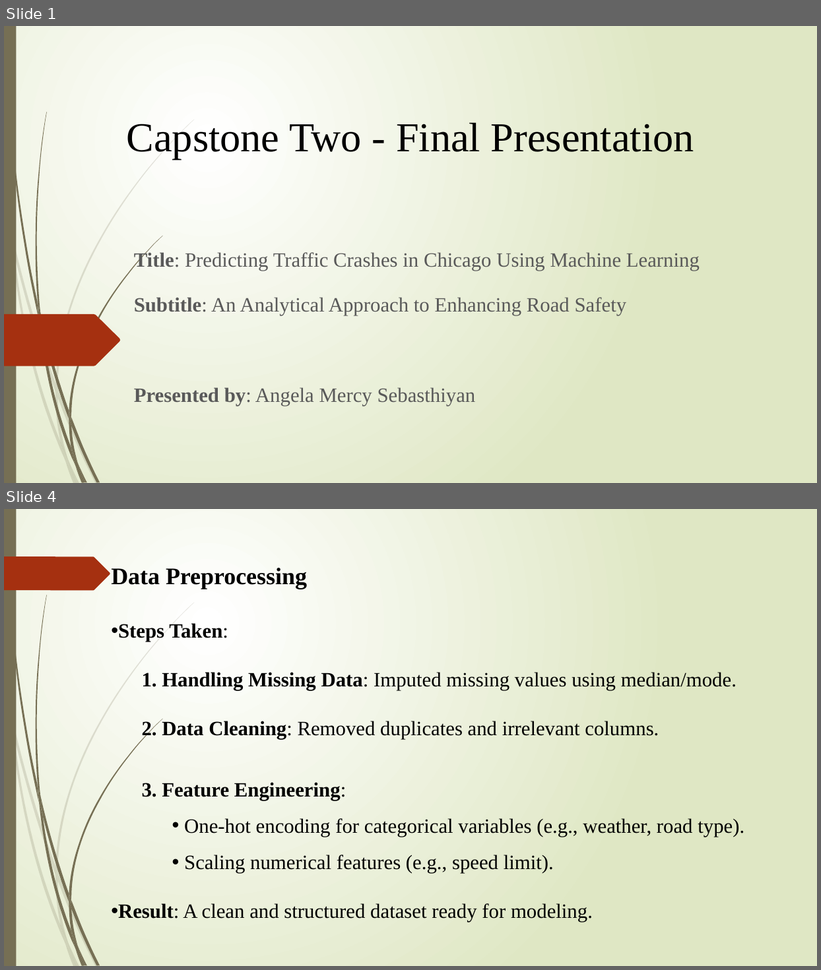
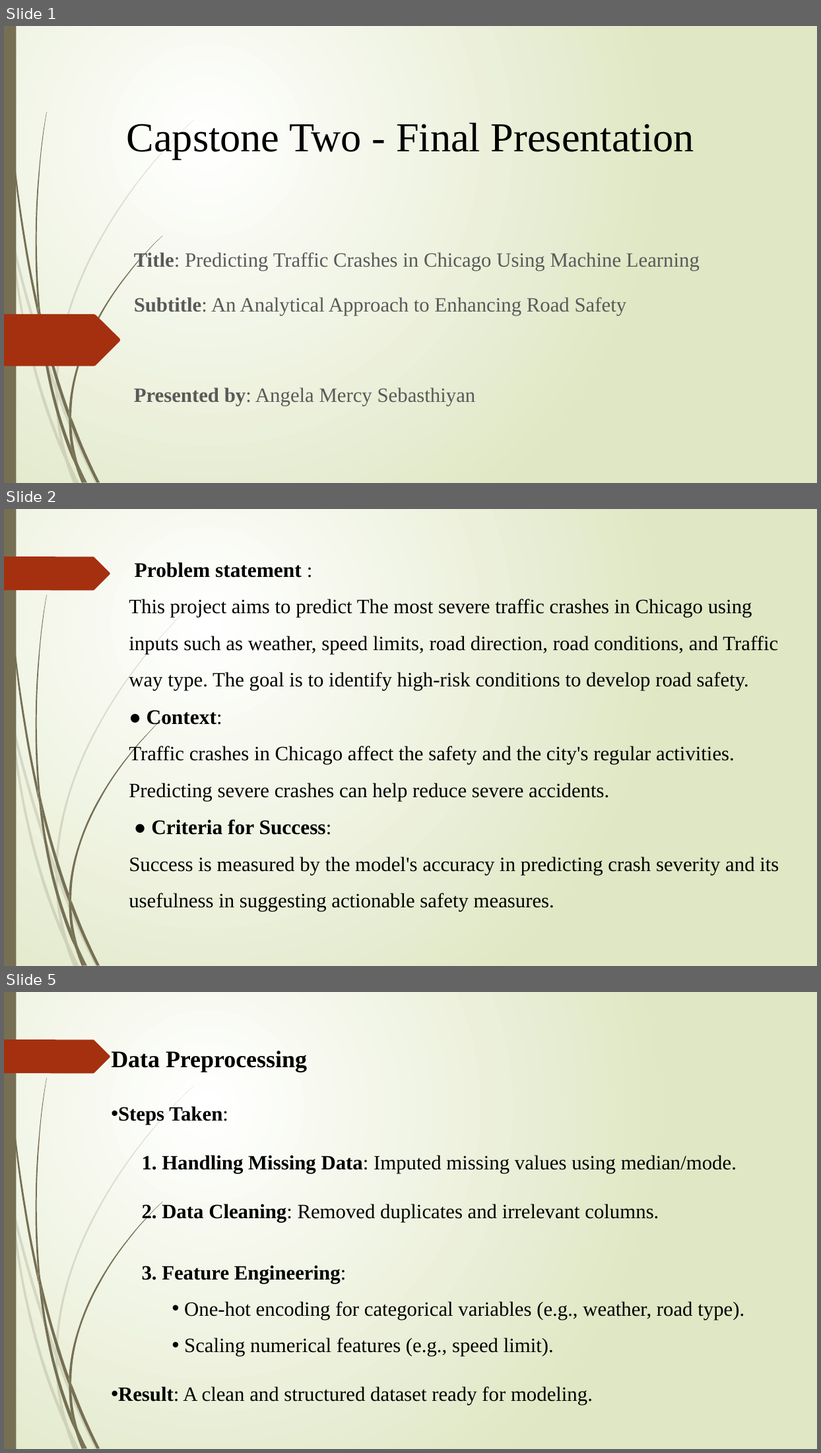
Before and after one commit to Angela-Mercy/Capstone-Two---Final-Presentation, a slide deck: Predicting Traffic Crashes in Chicago.pptx. Shown one above the other, each under a label of ours: slides 1 and 4 before the commit, slides 1, 2 and 5 after it; the slides between them are not shown. The pictures are 821x970 and 821x1453 pixels, drawn with LibreOffice and Linux fonts; fonts in the diff are those of the drawing. Boxes give left, top, right and bottom in pixels: in the first picture for what was removed or moved away, otherwise in the second. Text is boxed around its words. In the diff, an @@ line names an element or a change of style, - is before the commit and + after.

```diff
--- a/Predicting Traffic Crashes in Chicago.pptx
+++ b/Predicting Traffic Crashes in Chicago.pptx
@@ slide 2 added at <box>4,509,817,966</box>, background gradient #FFFFFF to #DFE8C4; not listed: 24 template elements that a slide beside it also shows @@
@@ text added at <box>129,562,779,912</box>, 24 pt, text #000000 @@
+Problem statement :
+This project aims to predict The most severe traffic crashes in Chicago using inputs such as weather, speed limits, road direction, road conditions, and Traffic way type. The goal is to identify high-risk conditions to develop road safety.
+● Context:
+Traffic crashes in Chicago affect the safety and the city's regular activities. Predicting severe crashes can help reduce severe accidents.
+● Criteria for Success:
+Success is measured by the model's accuracy in predicting crash severity and its usefulness in suggesting actionable safety measures.
@@ what was slide 4 is now slide 5 @@
```
Also in this commit, not shown: 2 slides changed, 5 other slides added, 4 slides removed.
